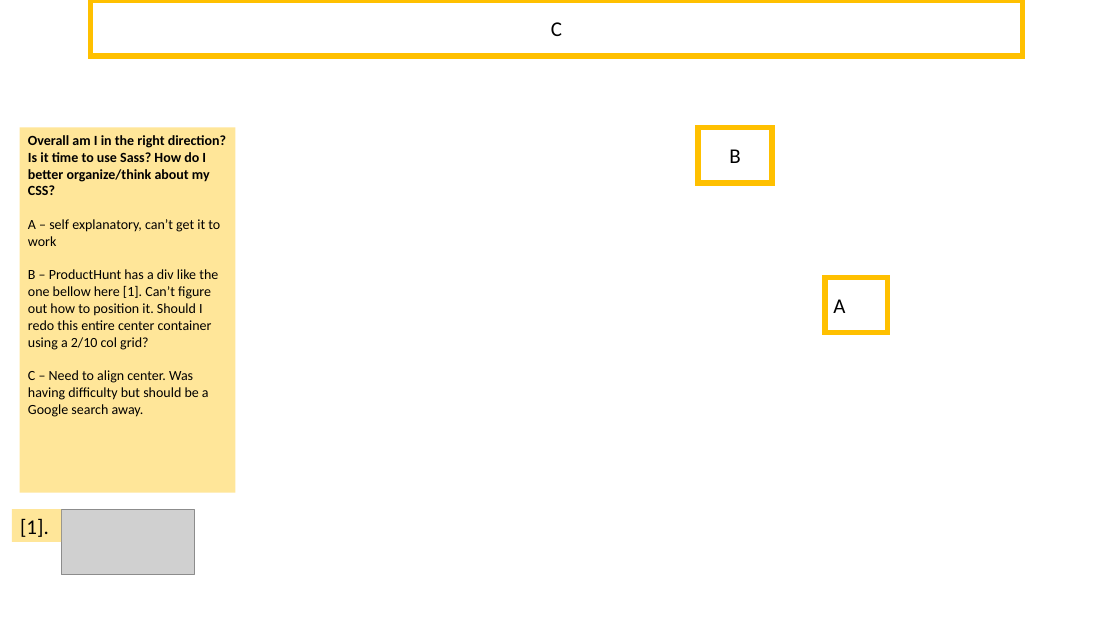
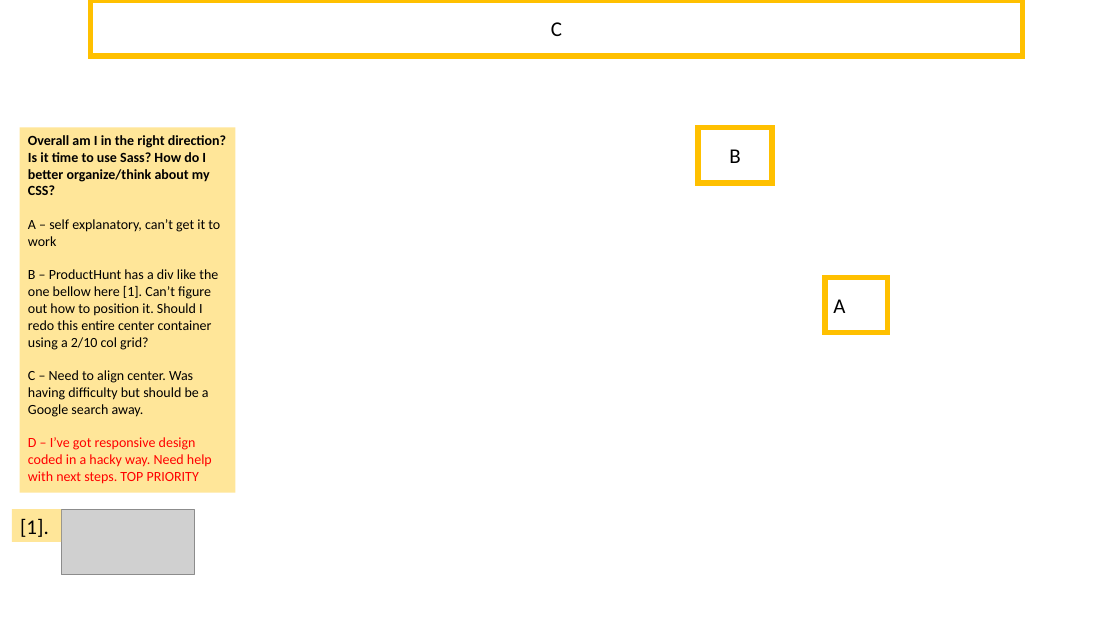
Before and after one commit to guilsa/ui-clone-katas, a slide deck: slide 1 of product-hunt/challenges-jul-6.pptx. Drawn at 1120x630 pixels with LibreOffice and Linux fonts; fonts in the diff are those of the drawing; grey boxes stand for pictures; background and template pictures are left out. Boxes give left, top, right and bottom in pixels: in the first picture for what was removed or moved away, otherwise in the second. Text is boxed around its words. In the diff, an @@ line names an element or a change of style, - is before the commit and + after.

```diff
--- a/product-hunt/challenges-jul-6.pptx
+++ b/product-hunt/challenges-jul-6.pptx
@@ text in rectangle at [28,437,212,484]: paragraph added @@
+D – I’ve got responsive design coded in a hacky way. Need help with next steps. TOP PRIORITY
```
